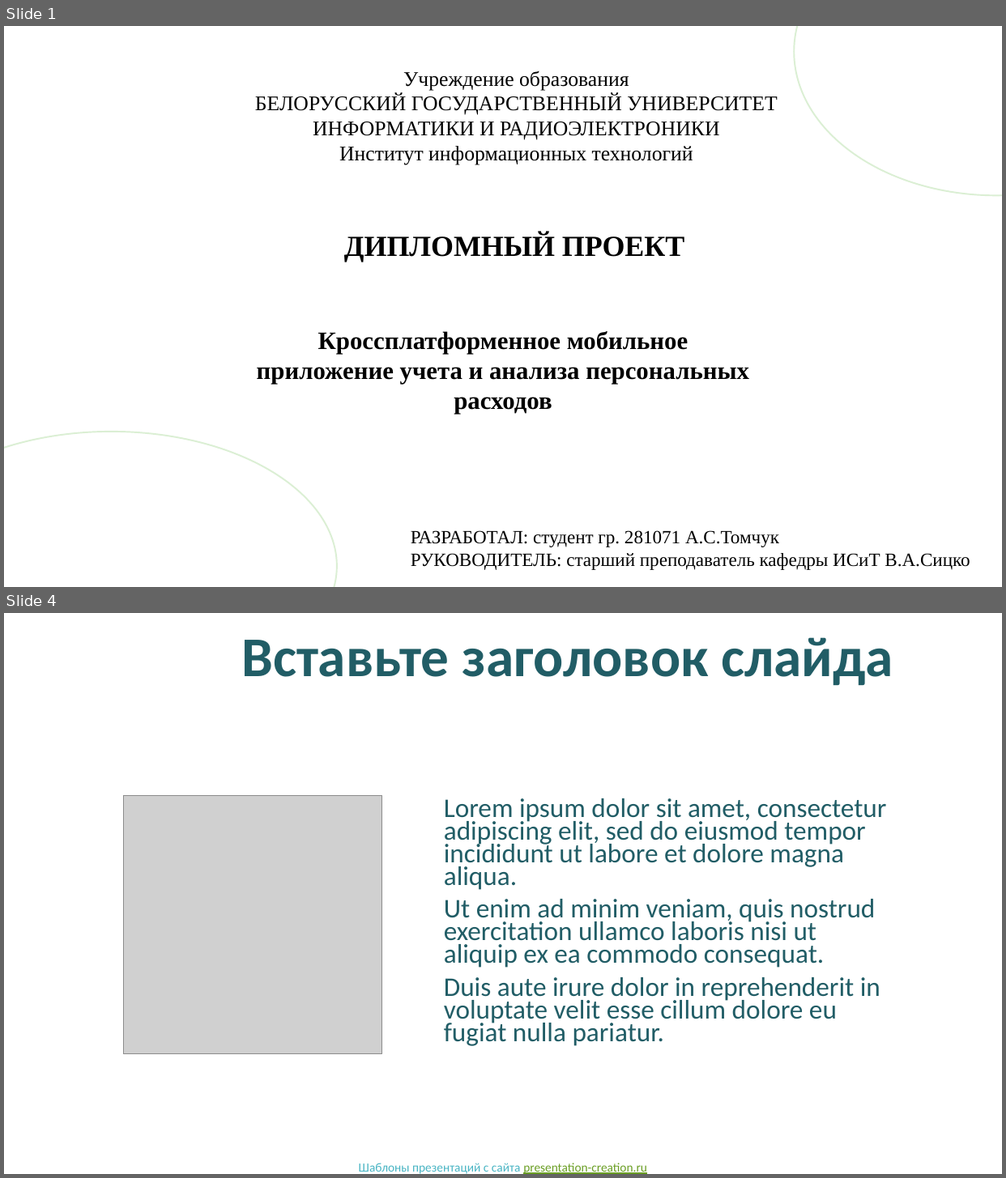
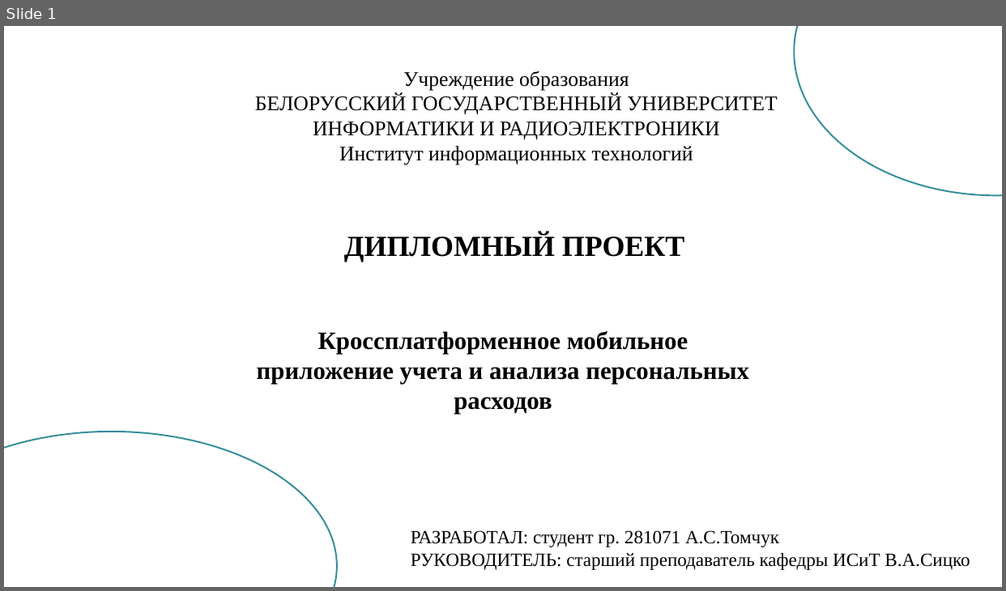
Before and after one commit to nastyatomchuk/diplom, a slide deck: Томчук А.С. Презентация.pptx. Shown one above the other, each under a label of ours: slides 1 and 4 before the commit, slide 1 after it; the slides between them are not shown. The pictures are 1006x1178 and 1006x591 pixels, drawn with LibreOffice and Linux fonts; fonts in the diff are those of the drawing; grey boxes stand for pictures; background and template pictures are left out. Boxes give left, top, right and bottom in pixels: in the first picture for what was removed or moved away, otherwise in the second. Text is boxed around its words. In the diff, an @@ line names an element or a change of style, - is before the commit and + after.

```diff
--- a/Томчук А.С. Презентация.pptx
+++ b/Томчук А.С. Презентация.pptx
@@ slide 4 removed at bbox=[4, 613, 1002, 1174], background picture (left out) @@
@@ title removed at bbox=[241, 637, 893, 685] @@
-Вставьте заголовок слайда
@@ picture removed at bbox=[123, 796, 382, 1054] @@
@@ text removed at bbox=[444, 798, 887, 1046] @@
-Lorem ipsum dolor sit amet, consectetur adipiscing elit, sed do eiusmod tempor incididunt ut labore et dolore magna aliqua.
-Ut enim ad minim veniam, quis nostrud exercitation ullamco laboris nisi ut aliquip ex ea commodo consequat.
-Duis aute irure dolor in reprehenderit in voluptate velit esse cillum dolore eu fugiat nulla pariatur.
@@ text removed at bbox=[359, 1163, 647, 1174] @@
-Шаблоны презентаций с сайта presentation-creation.ru
@@ slide 1 changed as well @@
@@ ellipse at bbox=[794, 26, 1002, 196]: outline #DBEFD4 1.5 pt to #328C99 1.5 pt @@
@@ ellipse at bbox=[4, 432, 337, 587]: outline #DBEFD4 1.5 pt to #328C99 1.5 pt @@
```
Also in this commit, not shown: 1 other slide changed, 16 slides added, 8 other slides removed, 3 other files.
